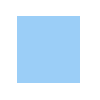
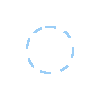
The second 100 x 100 image is a revision of the first. Changes to its layers:
removed layer "Pasted Layer" over [left=17, top=16, right=33, bottom=83]
painted on "Background" over [left=17, top=16, right=80, bottom=83]
